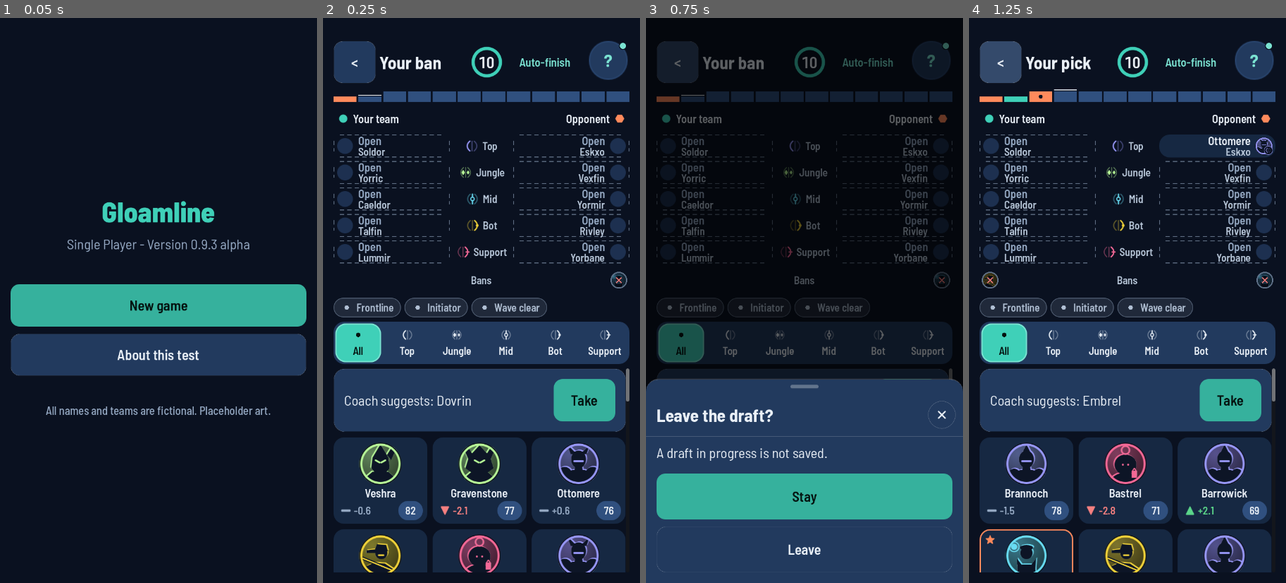
Above: before the commit, frames 1-4 (left to right).
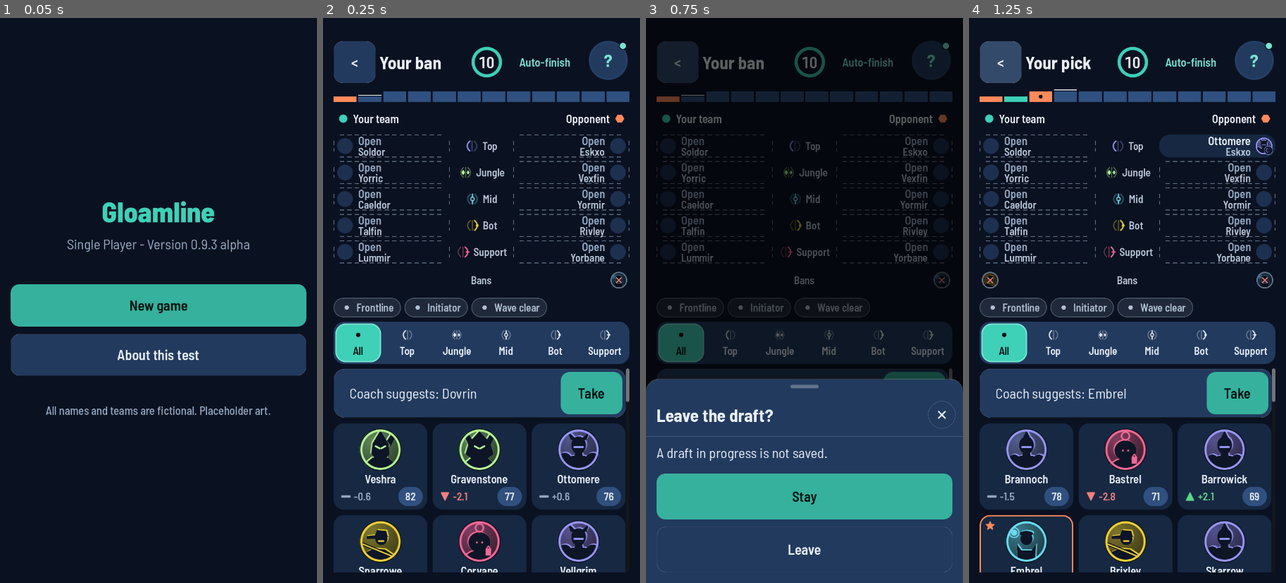
Above: after the commit, the same moments.

Repository: lowfuyi/MOBA-Manager-Dev
Game: Godot game, scene res://tests/check_ui_draft.tscn
Two runs of this game, one before a commit and one after it. Both use one fixed random seed, a clock stepped at 60 frames per second and the inputs below. This scene is started directly instead of the project's main scene.
Inputs:
- Up to frame 1 (0.05 s): no input
- Up to frame 2 (0.25 s): no input
- Up to frame 3 (0.75 s): click "<" at 0.5 s
- Up to frame 4 (1.25 s): no input

Frame 1 is identical in both runs. In frame 2, 13% of the frame differs, in the area x 3-97%, y 62-99%; in frame 3, 0.2%; in frame 4, 13%.

Commit message:
0.9.4c: Draft Coach bar 32 px shorter (8 px padding, text keeps its inset) so the hero grid gets the room (producer)
Co-Authored-By: Claude Opus 5.5 <noreply@anthropic.com>

Diff:
--- a/game/src/ui/screen_draft.gd
+++ b/game/src/ui/screen_draft.gd
@@ -360,10 +360,14 @@
 	choices.add_theme_constant_override("separation", 12)
 	UI.tag(choices, "draft.choices", false)
 	inner.add_child(choices)
-	coach_bar = DepthCard.new(0, UI.PANEL2, false, false, "draft.coach")
+	coach_bar = DepthCard.new(0, UI.PANEL2, false, false, "draft.coach", 8)    # 8 px, not 24: in large text the grid below needs the room (0.9.4c)
 	var row := UI.hbox()
 	row.add_theme_constant_override("separation", 12)
 	row.mouse_filter = Control.MOUSE_FILTER_IGNORE
+	var inset := Control.new()    # the text keeps a 24 px inset (8 + 16) while the button sits close to the edge
+	inset.custom_minimum_size = Vector2(16, 0)
+	inset.mouse_filter = Control.MOUSE_FILTER_IGNORE
+	row.add_child(inset)
 	coach_label = UI.label("", UI.S_BODY, UI.TEXT)
 	coach_label.size_flags_horizontal = Control.SIZE_EXPAND_FILL
 	coach_label.size_flags_vertical = Control.SIZE_SHRINK_CENTER
--- a/game/tests/check_ui_draft.gd
+++ b/game/tests/check_ui_draft.gd
@@ -210,6 +210,8 @@
 				short.append("%s %.0f" % [bb.name, bb.size.y])
 	ok(short.is_empty(), "fit_draft_%s_%s: every button is at least 96 px high %s" % [v, st, str(short)])
 	ok(_count(d) <= 120, "build_draft_%s_%s: %d nodes (target 120)" % [v, st, _count(d)])
+	if d.coach_bar.is_visible_in_tree():
+		ok(d.coach_bar.size.y <= float(UI.BTN_H) + 16.5 + 2.0, "fit_draft_%s_%s: the Coach bar is the button plus 8 px each side (%.0f px; the grid below needs the room, 0.9.4c)" % [v, st, d.coach_bar.size.y])
 
 
 func _build_and_fit(v: String) -> void:
Not shown, changed: company/DECISIONS.md
